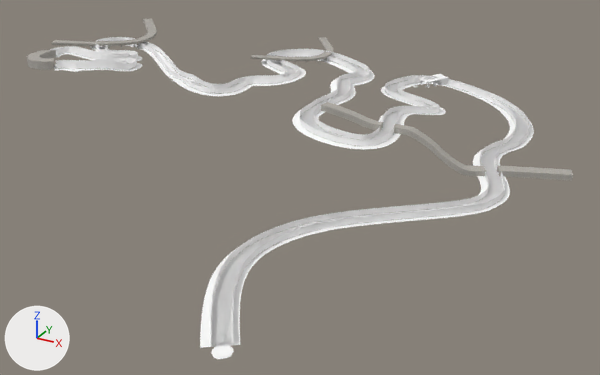
An edit to the FBX model Assets/Static Models/city1-1.fbx, drawn before and after from the same camera.
The view is the same before and after, from a 50 mm camera at (27.8, -26.5, 9.2) aimed at (11.9, 2.4, -5.3). Arrows for +X, +Y and +Z are at lower left; the lights stay in place. Where no turn or scale is listed for an object, it has been applied to the vertices. Vertices at the same position are counted once.

The first picture shows 'bridge02', 'buffer_part01', 'buffer_part02', 'invisible_wall', 'polySurface22', 'track_part02_map', 'tunnel', 'tunnel02'.
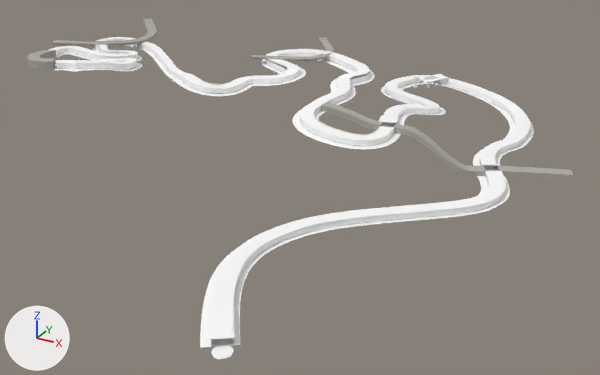
Commit message: Invisible box around each track

Boxes [x1, y1, x2, y2] around the edits, measured in the pictures (600 x 375 px):
'invisible_wall', reshaped (7% taller)
    before: [50, 37, 530, 319]
    after: [49, 37, 530, 339]
part 1 of me_mesh_024, added
    after: [49, 37, 530, 339]
'track_part02_map', unchanged, covered by the edit
    before: [190, 58, 529, 359]
    after: [211, 346, 234, 359]

What the commit changed:
me_mesh_024 is used by ob_invisible_wall; location (0.0, 0.0, 0.0).
me_mesh_024 had 3926 vertices, 1954 faces and spanned x -1.3..20.4, y -10.4..16.3, z -4.4..0.3.
me_mesh_024 now has 4791 vertices, 2882 faces and spans x -1.3..20.4, y -10.4..16.3, z -4.4..0.3.
me_mesh_024 part 1: 865 vertices added at x -1.3..20.4, y -10.0..16.3, z -4.1..-0.6.
